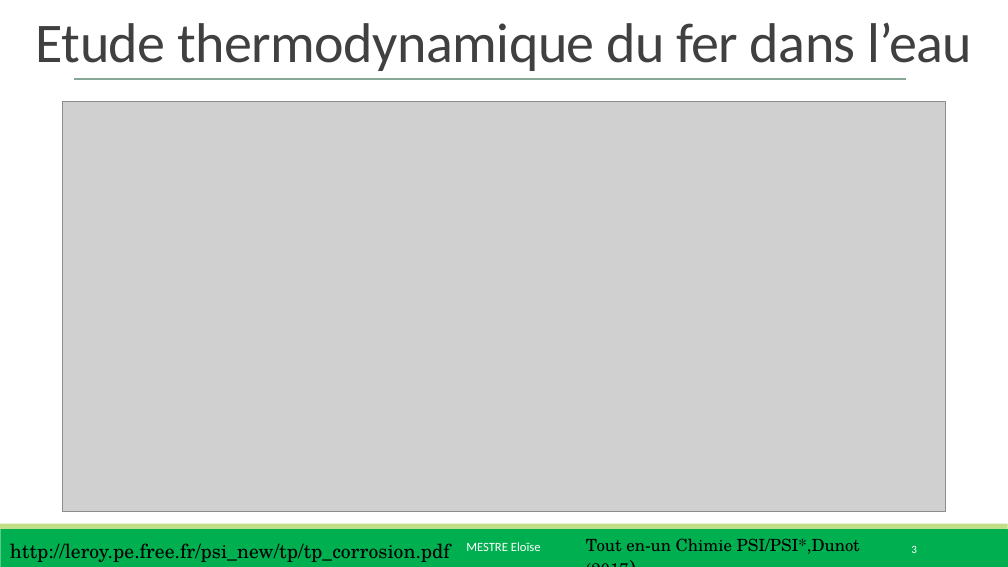
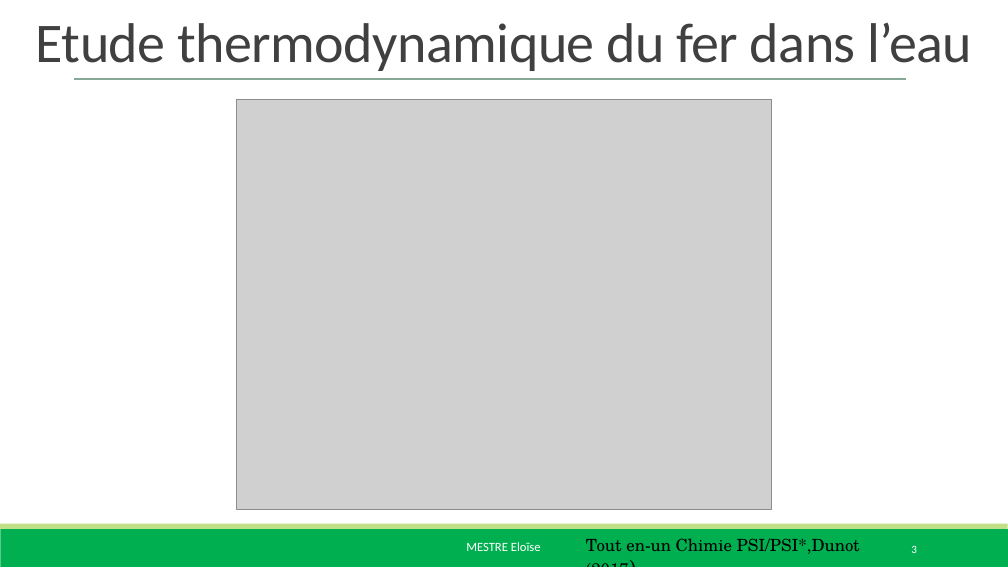
Before and after one commit to eloisemestre/Oraux_agreg, a slide deck: slide 3 of LC/LC 25 revoir corrosion humide (CPGE)/LC 25 Corrocion humide by EM.odp.pptx. Drawn at 1008x567 pixels with LibreOffice and Linux fonts; fonts in the diff are those of the drawing; grey boxes stand for pictures. Boxes give left, top, right and bottom in pixels: in the first picture for what was removed or moved away, otherwise in the second. Text is boxed around its words. In the diff, an @@ line names an element or a change of style, - is before the commit and + after.

```diff
--- a/LC/LC 25 revoir corrosion humide (CPGE)/LC 25 Corrocion humide by EM.odp.pptx
+++ b/LC/LC 25 revoir corrosion humide (CPGE)/LC 25 Corrocion humide by EM.odp.pptx
@@ picture: place and size @@
-picture at bbox=[62, 102, 946, 512]
+picture at bbox=[237, 100, 771, 510]
@@ text removed at bbox=[10, 543, 450, 562] @@
-http://leroy.pe.free.fr/psi_new/tp/tp_corrosion.pdf
```
Also in this commit, not shown: 14 other files.
